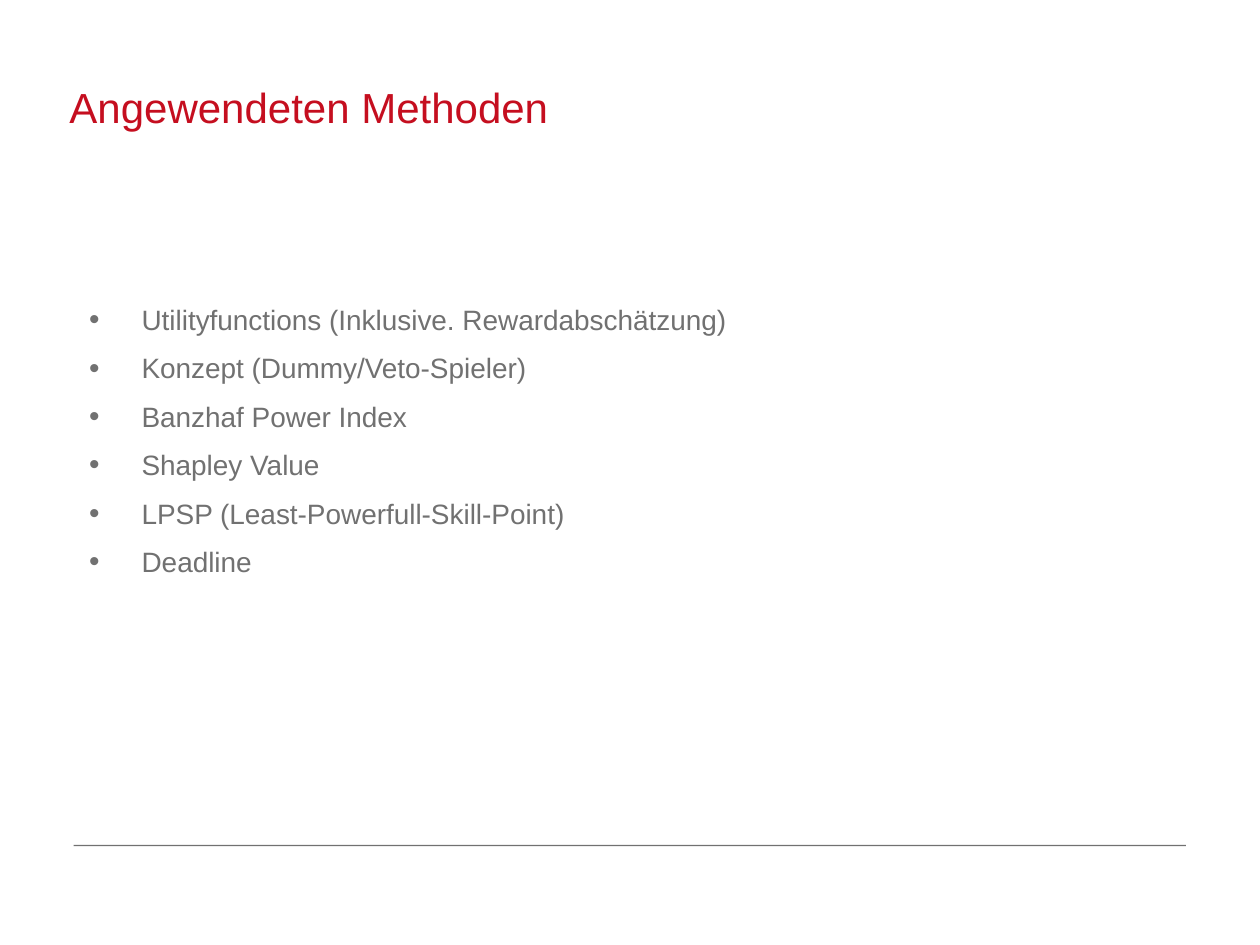
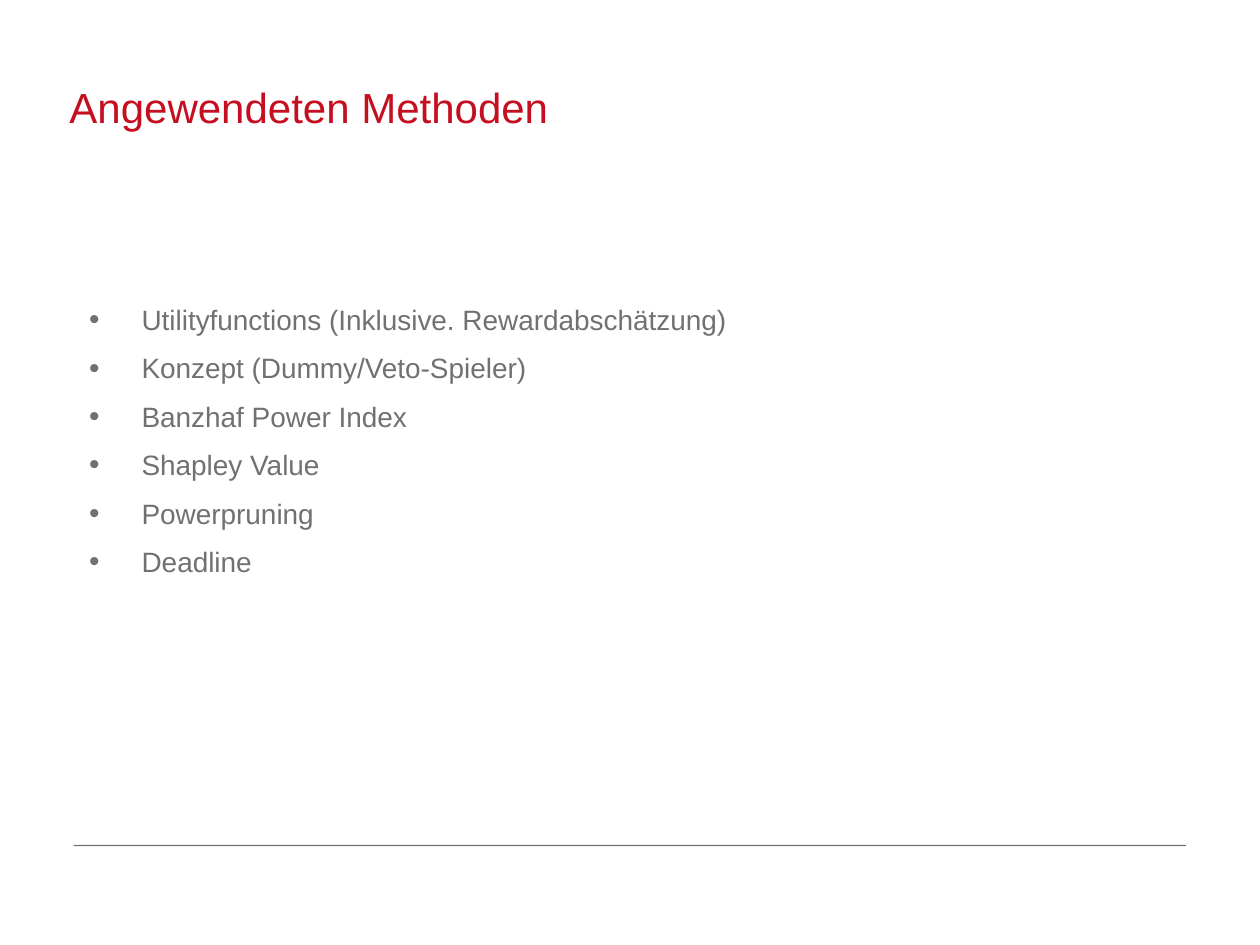
Before and after one commit to MFizz/AiF, a slide deck: slide 6 of Abschluss/Abschluss.odp (slide 7 before the commit). Drawn at 1260x945 pixels with LibreOffice and Linux fonts; fonts in the diff are those of the drawing; background and template pictures are left out. Boxes give left, top, right and bottom in pixels: in the first picture for what was removed or moved away, otherwise in the second. Text is boxed around its words. In the diff, an @@ line names an element or a change of style, - is before the commit and + after.

```diff
--- a/Abschluss/Abschluss.odp
+++ b/Abschluss/Abschluss.odp
@@ text at box(142, 503, 314, 529): text changed @@
-• LPSP (Least-Powerfull-Skill-Point)
+• Powerpruning
```
Also in this commit, not shown: 3 other slides changed, 8 slides added, 8 slides removed.
